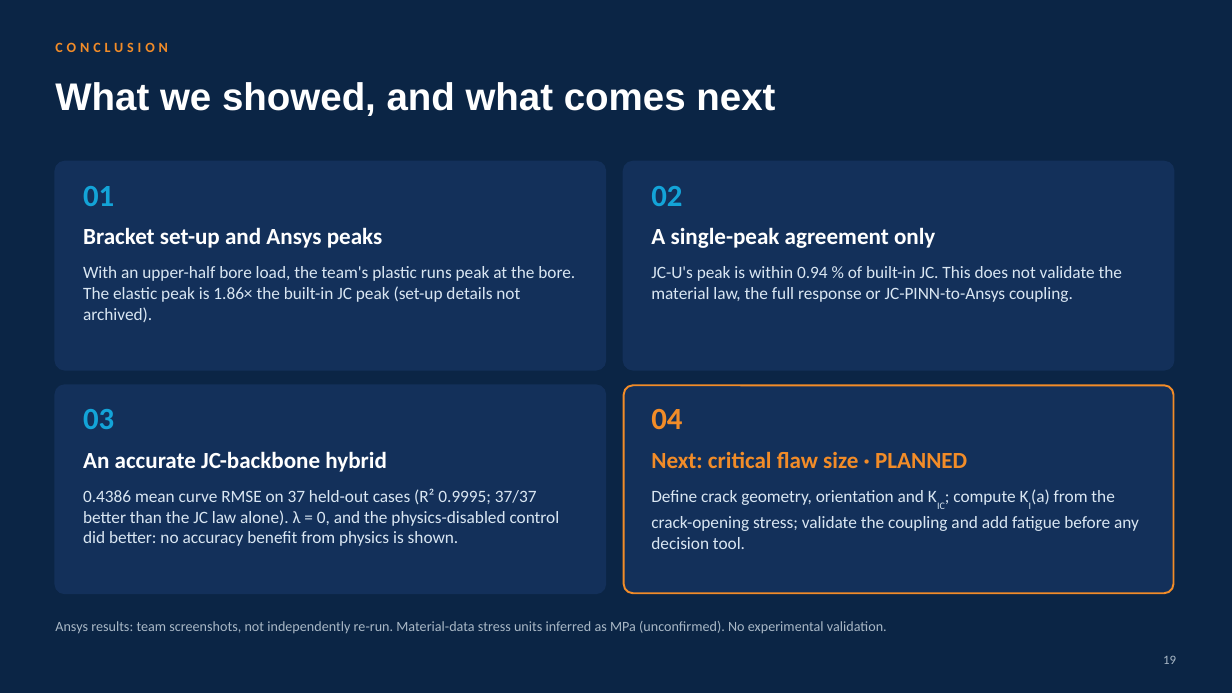
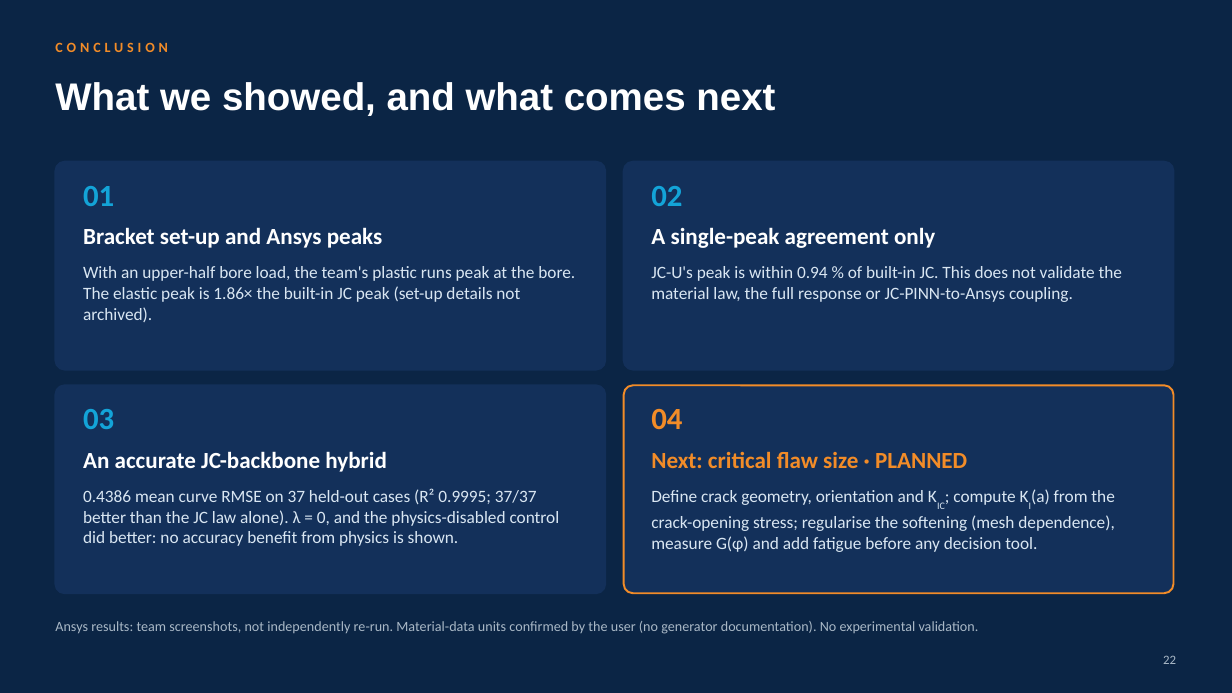
Before and after one commit to SaravananRamar06/MMM-ML, a slide deck: slide 22 of presentation/Final Presentation - Porosity in an AM Wing Bracket (corrected).pptx (slide 19 before the commit). Drawn at 1232x693 pixels with LibreOffice and Linux fonts; fonts in the diff are those of the drawing. Boxes give left, top, right and bottom in pixels: in the first picture for what was removed or moved away, otherwise in the second. Text is boxed around its words. In the diff, an @@ line names an element or a change of style, - is before the commit and + after.

```diff
--- a/presentation/Final Presentation - Porosity in an AM Wing Bracket (corrected).pptx
+++ b/presentation/Final Presentation - Porosity in an AM Wing Bracket (corrected).pptx
@@ text at <box>651,489,1114,552</box>: text changed @@
-Define crack geometry, orientation and KIC; compute KI(a) from the crack-opening stress; validate the coupling and add fatigue before any decision tool.
+Define crack geometry, orientation and KIC; compute KI(a) from the crack-opening stress; regularise the softening (mesh dependence), measure G(φ) and add fatigue before any decision tool.
@@ text at <box>55,621,979,634</box>: text changed @@
-Ansys results: team screenshots, not independently re-run. Material-data stress units inferred as MPa (unconfirmed). No experimental validation.
+Ansys results: team screenshots, not independently re-run. Material-data units confirmed by the user (no generator documentation). No experimental validation.
@@ page number at <box>1163,655,1176,664</box>: text changed @@
-19
+22
```
Also in this commit, not shown: 9 other slides changed, 3 slides added, 3 other files.
